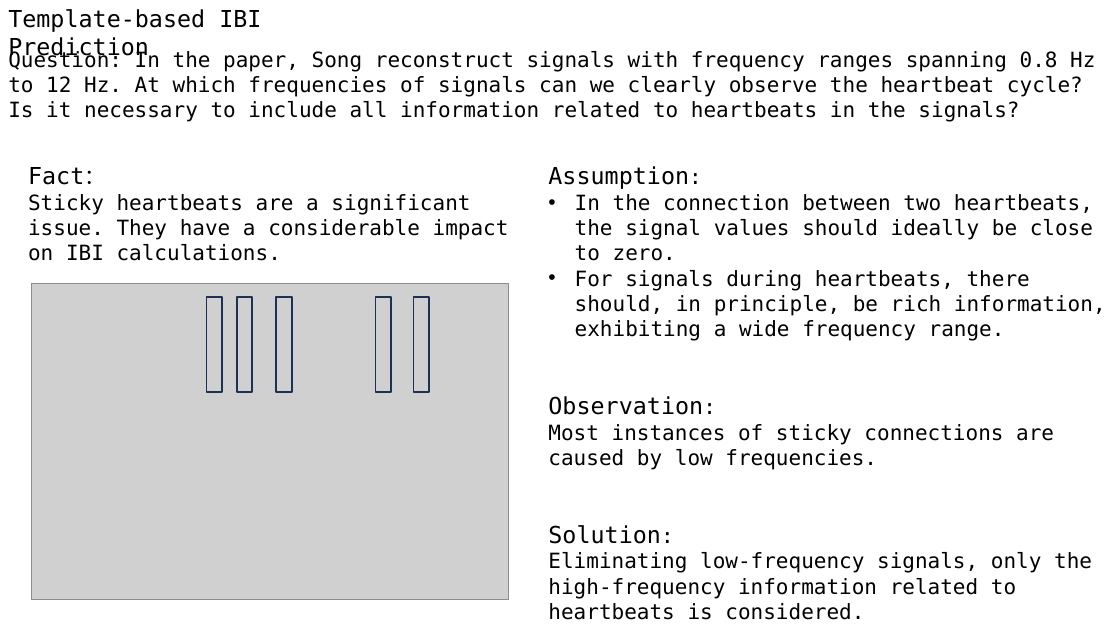
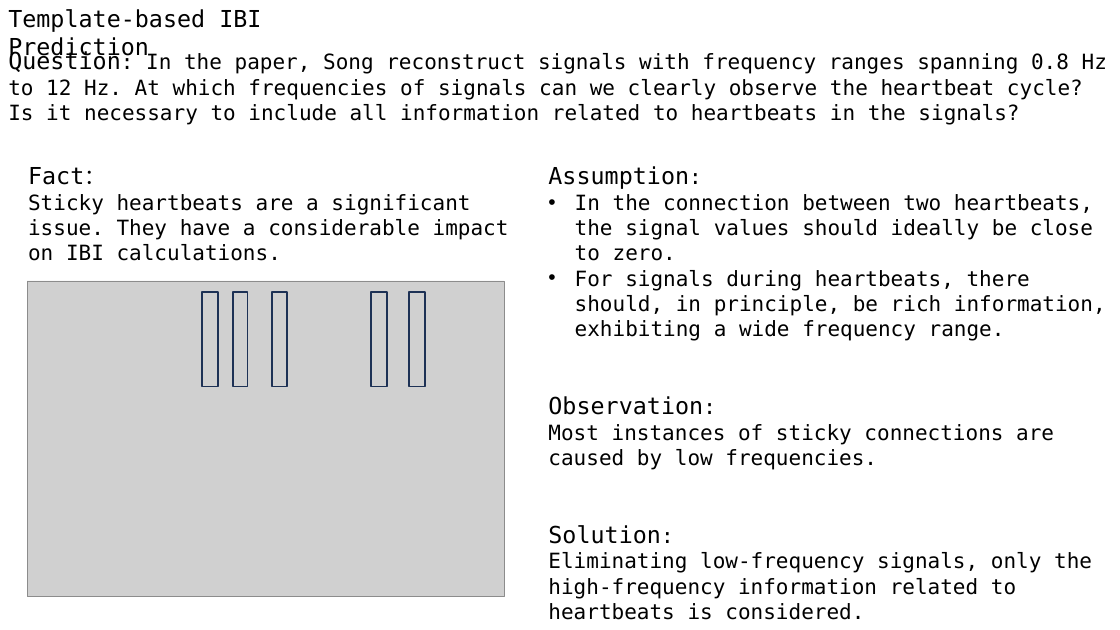
Before and after one commit to A-Big-Tortoise/Presentation, a slide deck: slide 7 of Presentation_0129_JiayuChen.pptx. Drawn at 1120x630 pixels with LibreOffice and Linux fonts; fonts in the diff are those of the drawing; grey boxes stand for pictures. Boxes give left, top, right and bottom in pixels: in the first picture for what was removed or moved away, otherwise in the second. Text is boxed around its words. In the diff, an @@ line names an element or a change of style, - is before the commit and + after.

```diff
--- a/Presentation_0129_JiayuChen.pptx
+++ b/Presentation_0129_JiayuChen.pptx
@@ text "Question: In the paper, Song ..." at bbox=[8, 50, 1107, 125]: size 18 to 20 pt in "Question:" @@
@@ 5 rectangles, 1 picture: place and size @@
-5 rectangles, 1 picture at bbox=[32, 284, 509, 600]
+5 rectangles, 1 picture at bbox=[27, 281, 504, 597]
```
Also in this commit, not shown: 14 other slides changed, 1 slide added.
